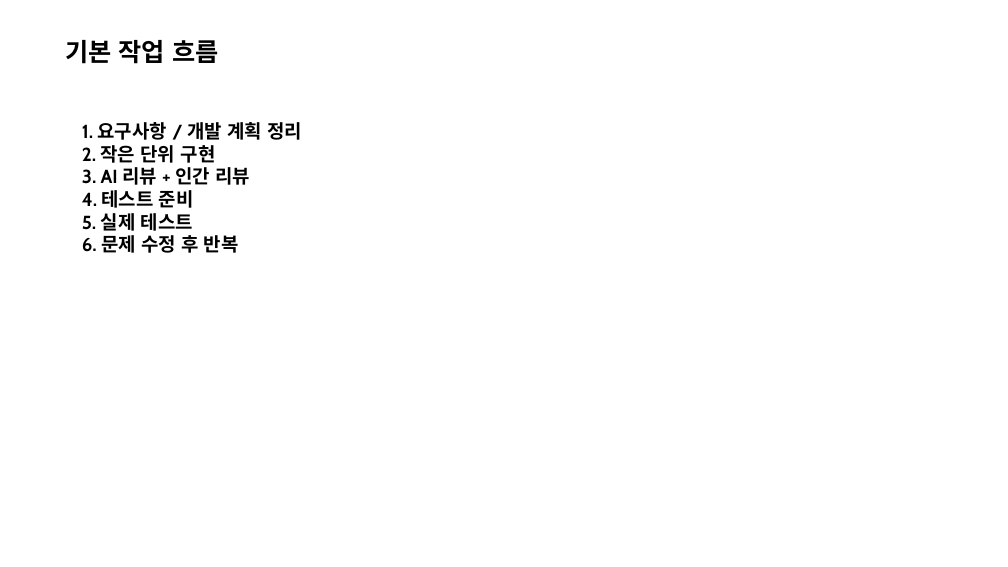
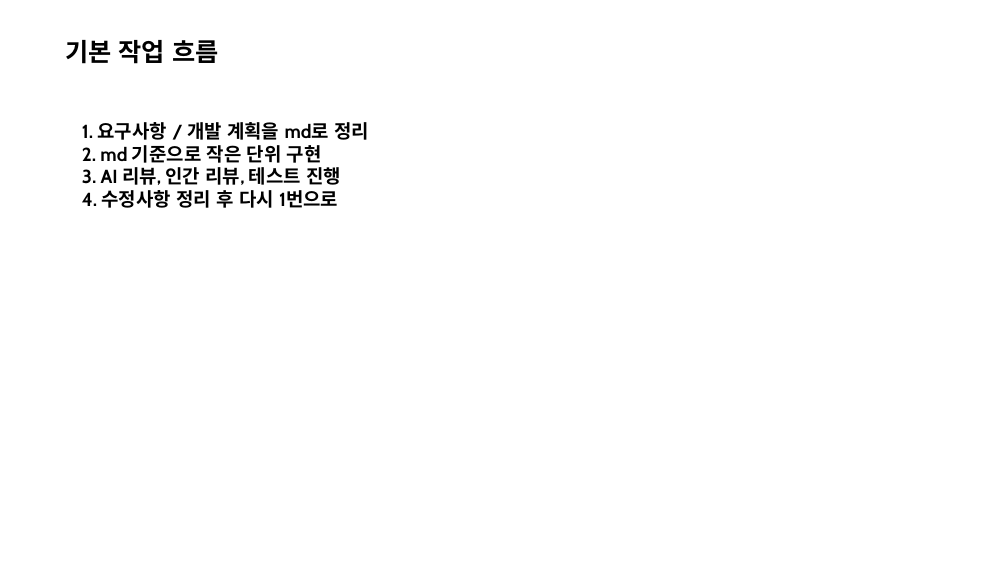
Before and after one commit to naming-sense/wildpaw-arena, a slide deck: slide 4 of docs/ai-game-dev-guidelines-team-one-page.pptx. Drawn at 1008x567 pixels with LibreOffice and Linux fonts; fonts in the diff are those of the drawing. Boxes give left, top, right and bottom in pixels: in the first picture for what was removed or moved away, otherwise in the second. Text is boxed around its words. In the diff, an @@ line names an element or a change of style, - is before the commit and + after.

```diff
--- a/docs/ai-game-dev-guidelines-team-one-page.pptx
+++ b/docs/ai-game-dev-guidelines-team-one-page.pptx
@@ text at [82,122,369,208]: text changed @@
-1. 요구사항 / 개발 계획 정리
-2. 작은 단위 구현
-3. AI 리뷰 + 인간 리뷰
-4. 테스트 준비
-5. 실제 테스트
-6. 문제 수정 후 반복
+1. 요구사항 / 개발 계획을 md로 정리
+2. md 기준으로 작은 단위 구현
+3. AI 리뷰, 인간 리뷰, 테스트 진행
+4. 수정사항 정리 후 다시 1번으로
```
Also in this commit, not shown: 5 other slides changed, 4 other files.
